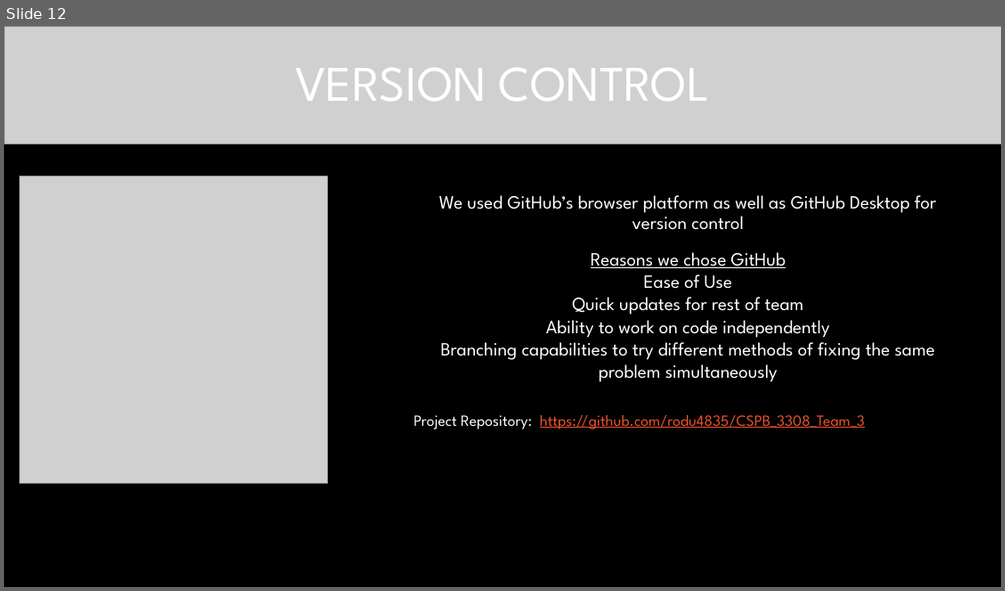
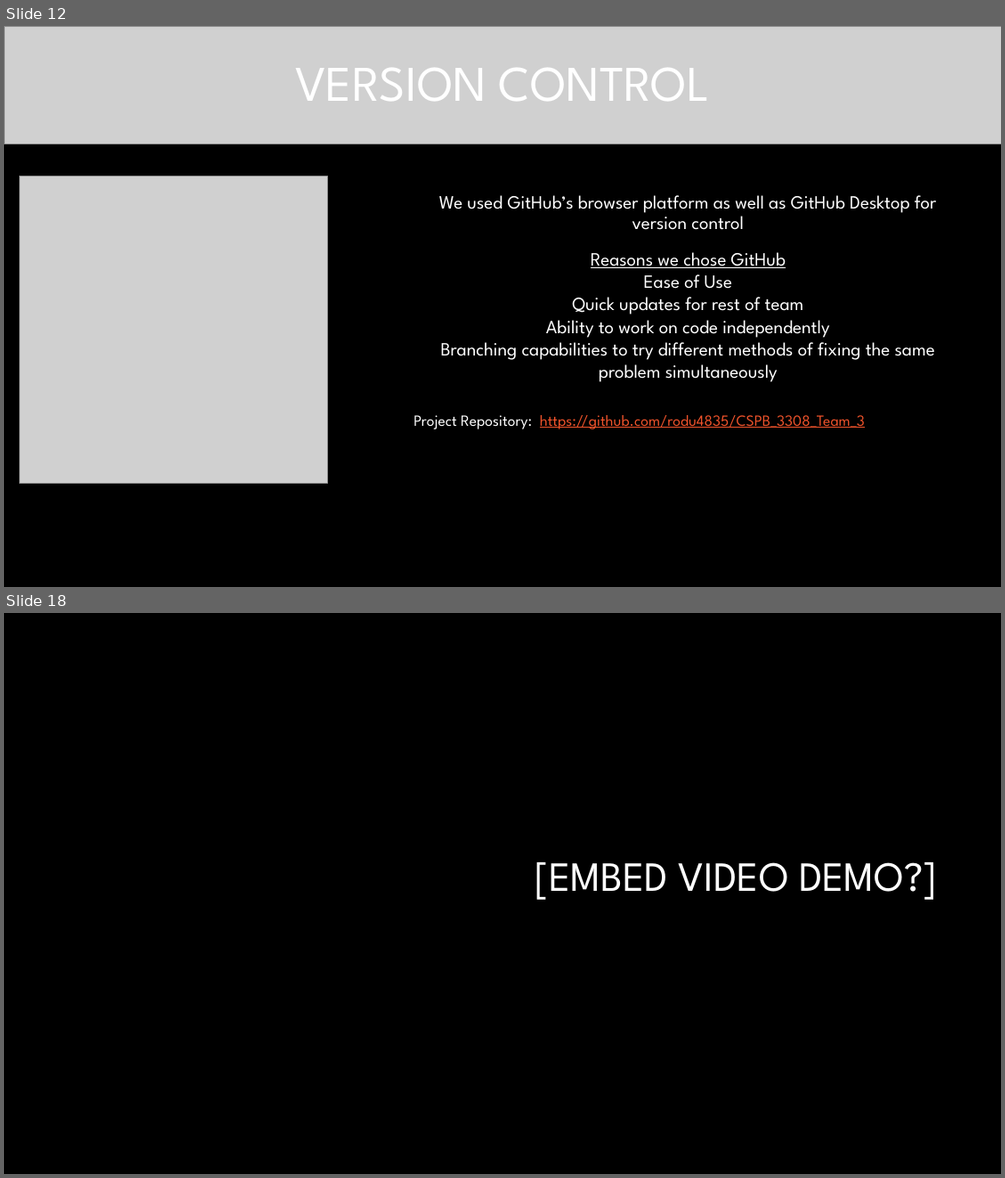
Before and after one commit to rodu4835/Heroku_App_Deployment, a slide deck: CSPB 3308 - Presentation PPT.pptx. Shown one above the other, each under a label of ours: slide 12 before the commit, slides 12 and 18 after it; the slides between them are not shown. The pictures are 1005x591 and 1005x1178 pixels, drawn with LibreOffice and Linux fonts; fonts in the diff are those of the drawing; grey boxes stand for pictures; background and template pictures are left out. Boxes give left, top, right and bottom in pixels: in the first picture for what was removed or moved away, otherwise in the second. Text is boxed around its words. In the diff, an @@ line names an element or a change of style, - is before the commit and + after.

```diff
--- a/CSPB 3308 - Presentation PPT.pptx
+++ b/CSPB 3308 - Presentation PPT.pptx
@@ slide 18 added at (4, 613, 1001, 1174), background #000000 @@
@@ title added at (534, 862, 938, 900), 40 pt, text #FFFFFF @@
+[EMBED VIDEO DEMO?]
```
Also in this commit, not shown: 3 slides changed, 3 other slides added, 1 slide removed.
